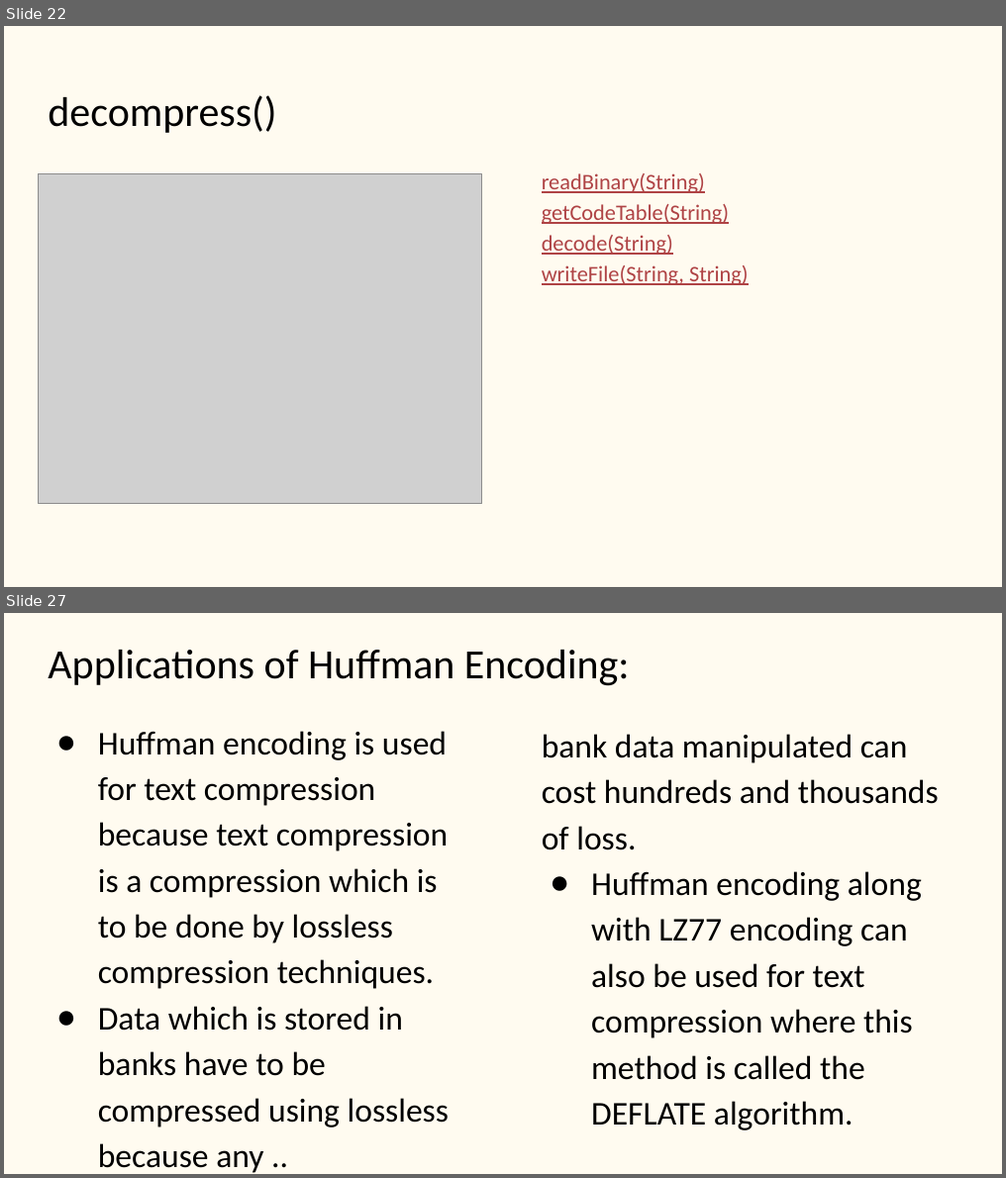
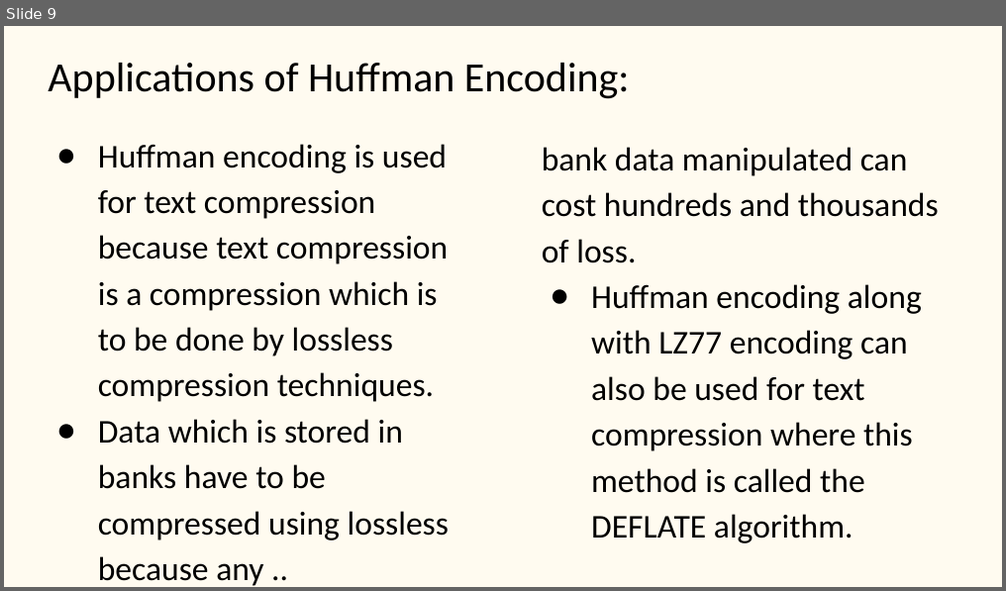
Before and after one commit to mufaddalnaya/Data-Compression, a slide deck: Data Compression.pptx. Shown one above the other, each under a label of ours: slides 22 and 27 before the commit, slide 9 after it; the slides between them are not shown. The pictures are 1006x1178 and 1006x591 pixels, drawn with LibreOffice and Linux fonts; fonts in the diff are those of the drawing; grey boxes stand for pictures. Boxes give left, top, right and bottom in pixels: in the first picture for what was removed or moved away, otherwise in the second. Text is boxed around its words. In the diff, an @@ line names an element or a change of style, - is before the commit and + after.

```diff
--- a/Data Compression.pptx
+++ b/Data Compression.pptx
@@ slide 22 removed at bbox=[4, 26, 1002, 587], background #FFFBF0 @@
@@ title removed at bbox=[48, 95, 276, 133] @@
-decompress()
@@ text removed at bbox=[542, 174, 748, 285] @@
-readBinary(String)
-getCodeTable(String)
-decode(String)
-writeFile(String, String)
@@ picture removed at bbox=[38, 174, 482, 504] @@
@@ what was slide 27 is now slide 9 @@
```
Also in this commit, not shown: 1 slide changed, 3 slides added, 19 other slides removed, 45 other files.
